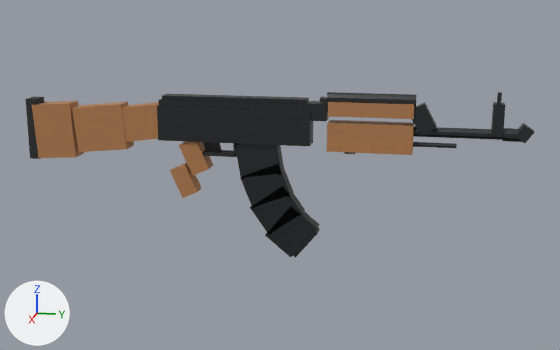
Renders of the Blender file tools/blend/ak97.blend from each side of a commit.
The view is the same before and after, from a 50 mm camera at (1.32, 0.74, 0.243) aimed at (-0.003, 0.476, -0.088). The axes (+X, +Y, +Z) are drawn at lower left. The lights are the same throughout. The older version comes first.

Objects in the first picture: 'ak'.
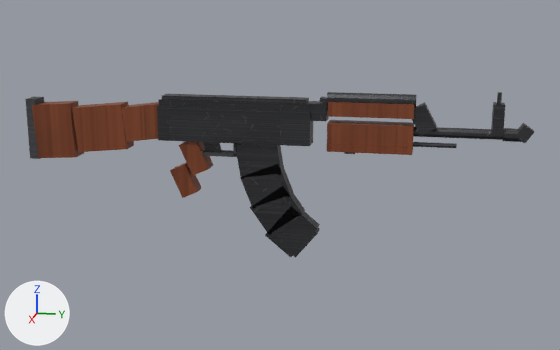
Edits to the bpy script that builds the scene:
```text
Add img_t_gunwood_jpg:
    img_t_gunwood_jpg = load_image('t_gunwood.jpg', '_unpacked/t_gunwood.jpg', 512, 512, 'sRGB')
Change mat_wood:
    remove mat_wood.base_color = (0.44, 0.2, 0.075)  # brown #b17c4d
    add mat_wood.texture = img_t_gunwood_jpg
```

Pixel boxes [x1, y1, x2, y2] of what changed, in the pictures (560 x 350 px):
'ak', surface changed (darker)
    both: [25, 93, 493, 214]
